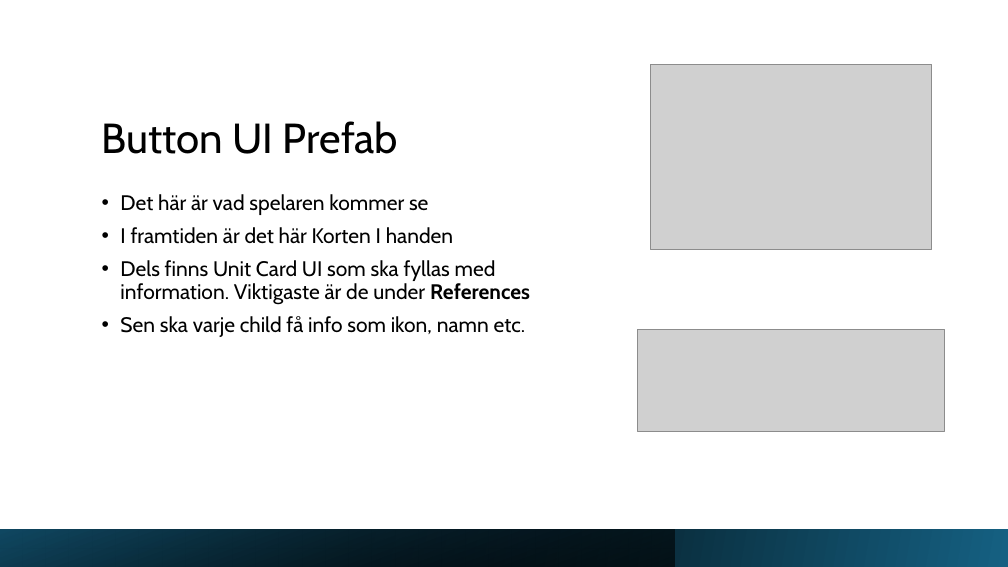
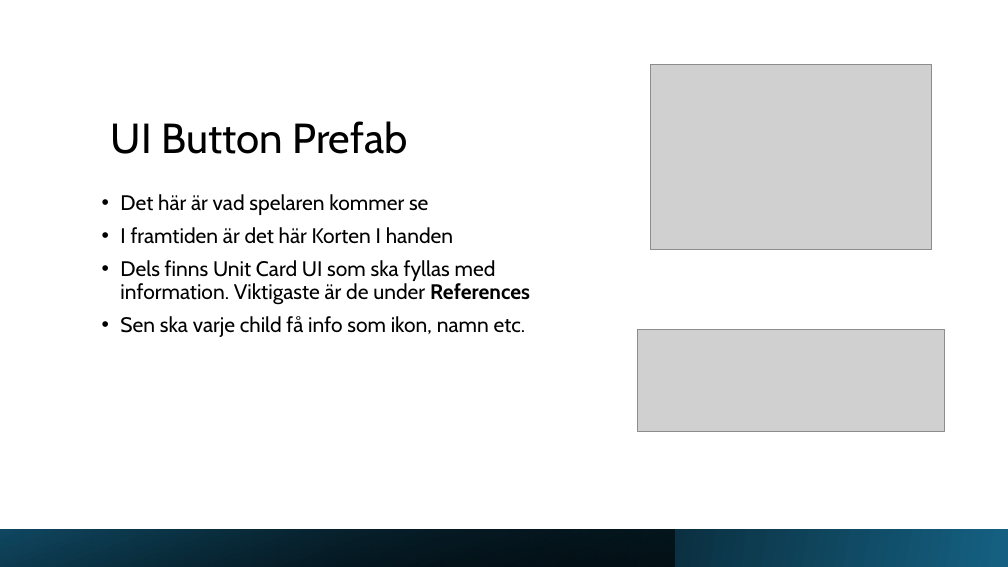
Before and after one commit to Jaltl/RogueLikeChess, a slide deck: slide 3 of Assets/Pontus Unit Builder.pptx. Drawn at 1008x567 pixels with LibreOffice and Linux fonts; fonts in the diff are those of the drawing; grey boxes stand for pictures. Boxes give left, top, right and bottom in pixels: in the first picture for what was removed or moved away, otherwise in the second. Text is boxed around its words. In the diff, an @@ line names an element or a change of style, - is before the commit and + after.

Commit message:
Powerpoint

```diff
--- a/Assets/Pontus Unit Builder.pptx
+++ b/Assets/Pontus Unit Builder.pptx
@@ title at bbox=[111, 121, 407, 154]: text changed @@
-Button UI Prefab
+UI Button Prefab
```
Also in this commit, not shown: 2 other slides changed, 1 other file.
